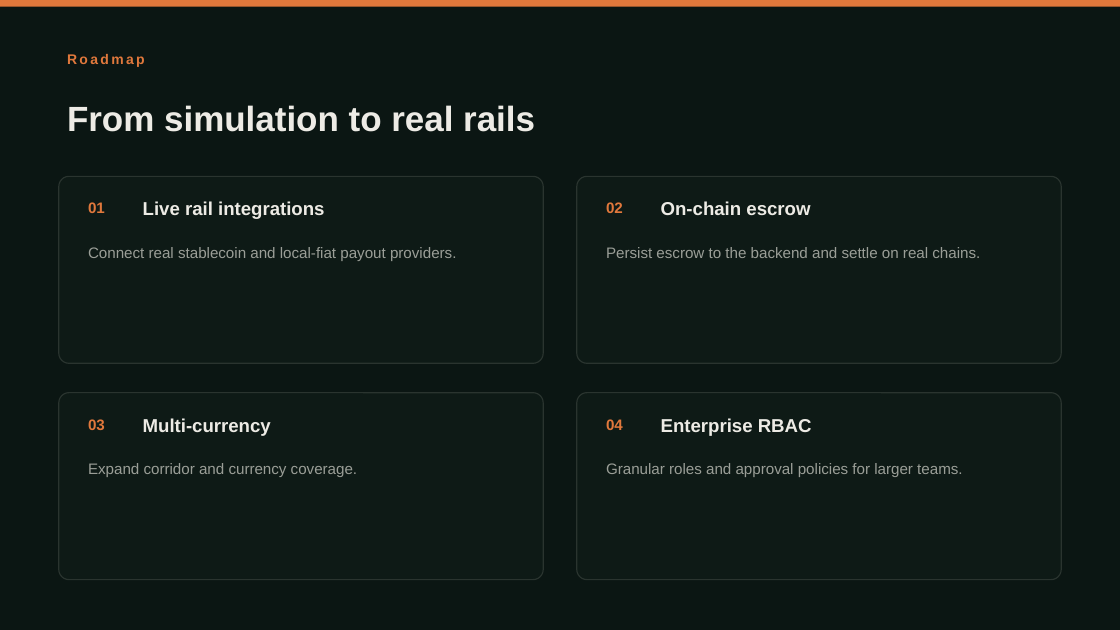
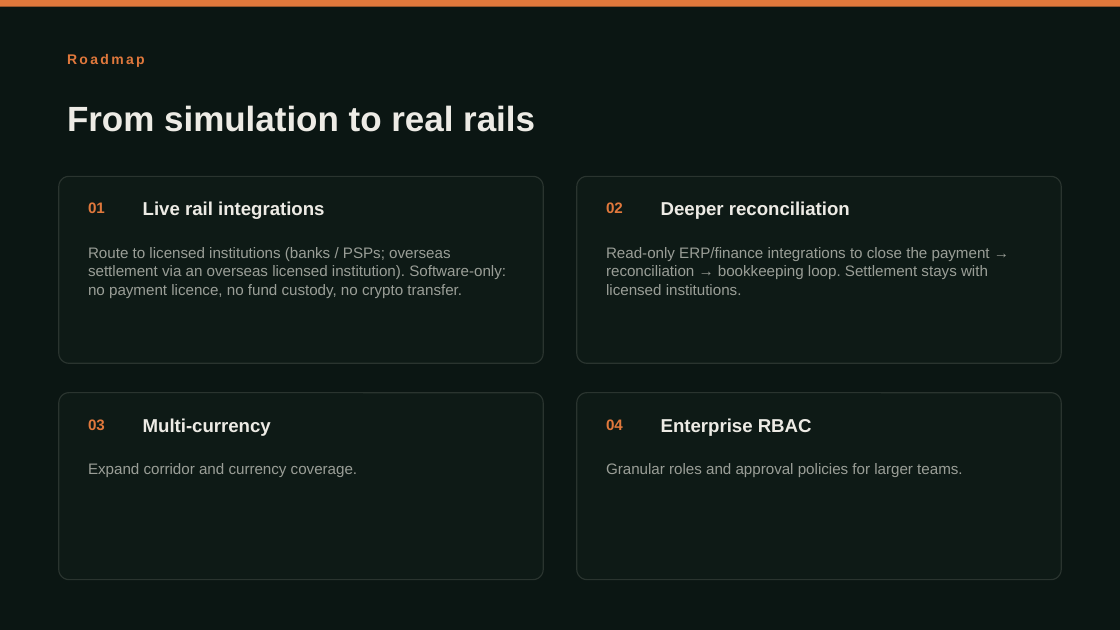
Before and after one commit to Michael-4753/flowguard-payout, a slide deck: slide 7 of public/FlowGuard-pitch-en.pptx. Drawn at 1120x630 pixels with LibreOffice and Linux fonts; fonts in the diff are those of the drawing. Boxes give left, top, right and bottom in pixels: in the first picture for what was removed or moved away, otherwise in the second. Text is boxed around its words. In the diff, an @@ line names an element or a change of style, - is before the commit and + after.

```diff
--- a/public/FlowGuard-pitch-en.pptx
+++ b/public/FlowGuard-pitch-en.pptx
@@ text at <box>661,201,850,219</box>: text changed @@
-On-chain escrow
+Deeper reconciliation
@@ text at <box>88,247,506,298</box>: text changed @@
-Connect real stablecoin and local-fiat payout providers.
+Route to licensed institutions (banks / PSPs; overseas settlement via an overseas licensed institution). Software-only: no payment licence, no fund custody, no crypto transfer.
@@ text at <box>606,247,990,295</box>: text changed @@
-Persist escrow to the backend and settle on real chains.
+Read-only ERP/finance integrations to close the payment → reconciliation → bookkeeping loop. Settlement stays with licensed institutions.
```
Also in this commit, not shown: 3 other slides changed, 3 other files.
